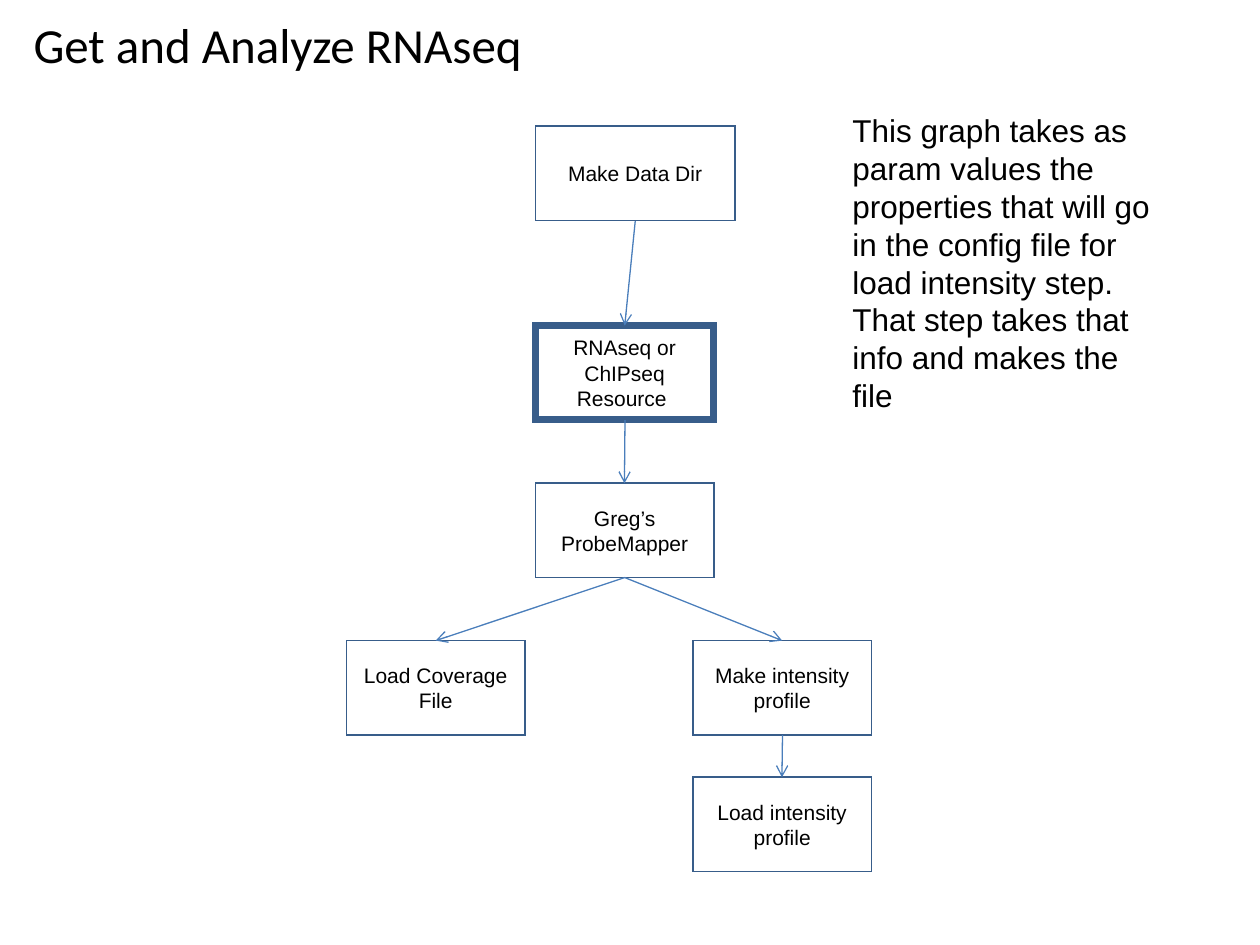
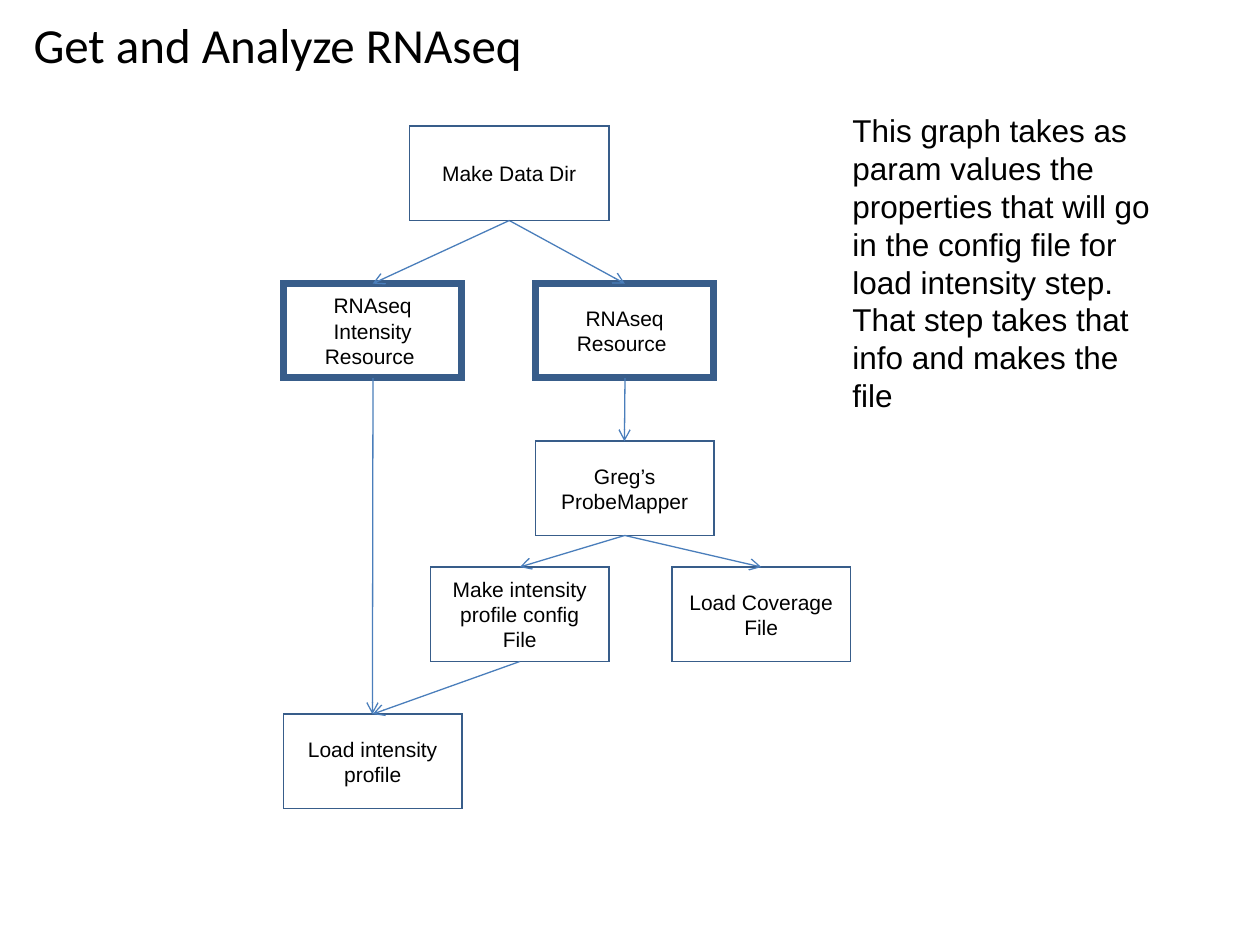
Before and after one commit to VEuPathDB/ApiCommonWorkflow, a slide deck: slide 45 of Main/doc/IntegratedWorkflow.ppt. Drawn at 1260x945 pixels with LibreOffice and Linux fonts; fonts in the diff are those of the drawing. Boxes give left, top, right and bottom in pixels: in the first picture for what was removed or moved away, otherwise in the second. Text is boxed around its words. In the diff, an @@ line names an element or a change of style, - is before the commit and + after.

```diff
--- a/Main/doc/IntegratedWorkflow.ppt
+++ b/Main/doc/IntegratedWorkflow.ppt
@@ rectangle "Make Data Dir": place and size @@
-rectangle "Make Data Dir" at bbox=[536, 126, 735, 220]
+rectangle "Make Data Dir" at bbox=[410, 126, 609, 220]
@@ arrow added from (509, 220) to (373, 284), #4A7EBB 0.74 pt @@
@@ arrow moved from (635, 220) - (625, 325) to (509, 220) - (625, 284) @@
@@ rectangle added at bbox=[284, 284, 462, 378], outline #385D8A 4 pt, 12 pt, text #000000 @@
+RNAseq Intensity
+Resource
@@ rectangle "RNAseq": place and size @@
-rectangle "RNAseq" at bbox=[536, 325, 714, 420]
+rectangle "RNAseq" at bbox=[536, 284, 714, 378]
@@ text in rectangle at bbox=[586, 311, 664, 331]: text changed @@
-RNAseq or ChIPseq
+RNAseq
@@ arrow added from (373, 378) to (373, 714), #4A7EBB 0.74 pt @@
@@ arrow moved from (625, 421) - (625, 484) to (625, 378) - (625, 441) @@
@@ rectangle "Greg’s ProbeMapper": place and size @@
-rectangle "Greg’s ProbeMapper" at bbox=[536, 483, 714, 577]
+rectangle "Greg’s ProbeMapper" at bbox=[536, 441, 714, 536]
@@ arrow moved from (625, 577) - (436, 640) to (625, 536) - (519, 567) @@
@@ arrow moved from (625, 577) - (782, 640) to (625, 536) - (761, 567) @@
@@ rectangle "Make intensity profile config File": place and size @@
-rectangle "Make intensity profile config File" at bbox=[693, 640, 872, 735]
+rectangle "Make intensity profile config File" at bbox=[431, 567, 610, 662]
@@ rectangle "Load Coverage File": place and size @@
-rectangle "Load Coverage File" at bbox=[346, 640, 525, 735]
+rectangle "Load Coverage File" at bbox=[672, 567, 850, 662]
@@ text in rectangle at bbox=[453, 581, 587, 648]: text changed @@
-Make intensity profile
+Make intensity profile config File
@@ arrow added from (520, 662) to (373, 714), #4A7EBB 0.74 pt @@
@@ rectangle "Load intensity profile": place and size @@
-rectangle "Load intensity profile" at bbox=[693, 777, 872, 872]
+rectangle "Load intensity profile" at bbox=[284, 714, 462, 809]
@@ arrow removed from (782, 735) to (782, 777) @@
```
Also in this commit, not shown: 3 other slides changed.
